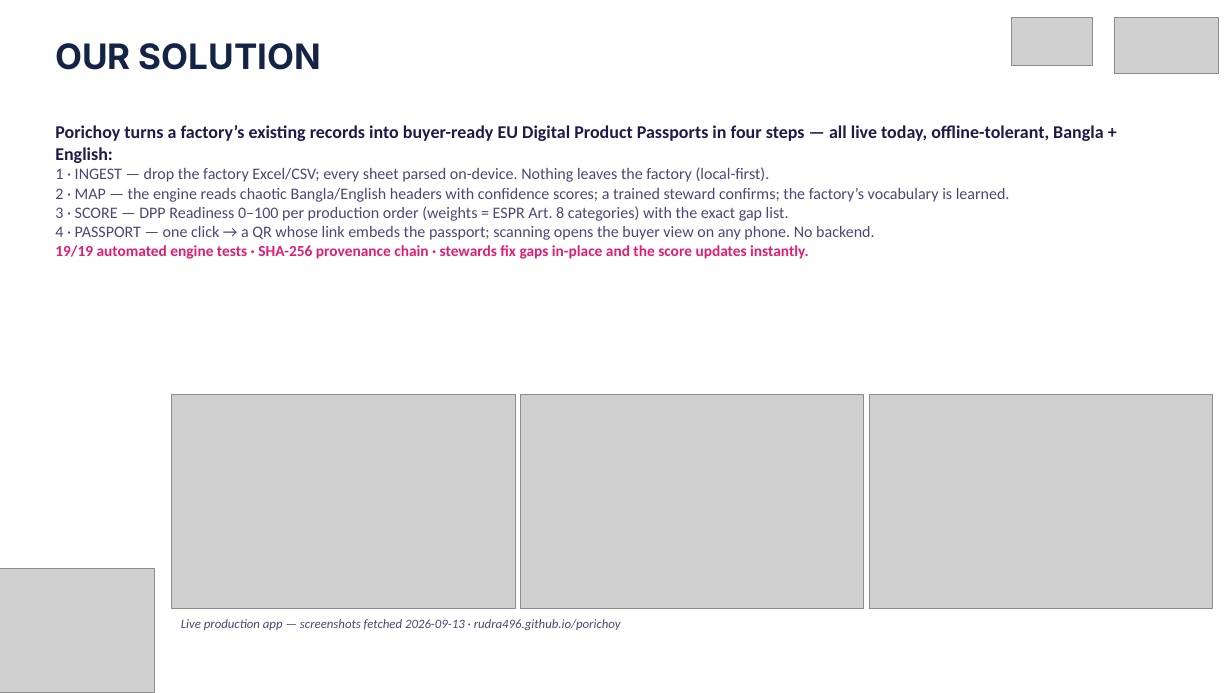
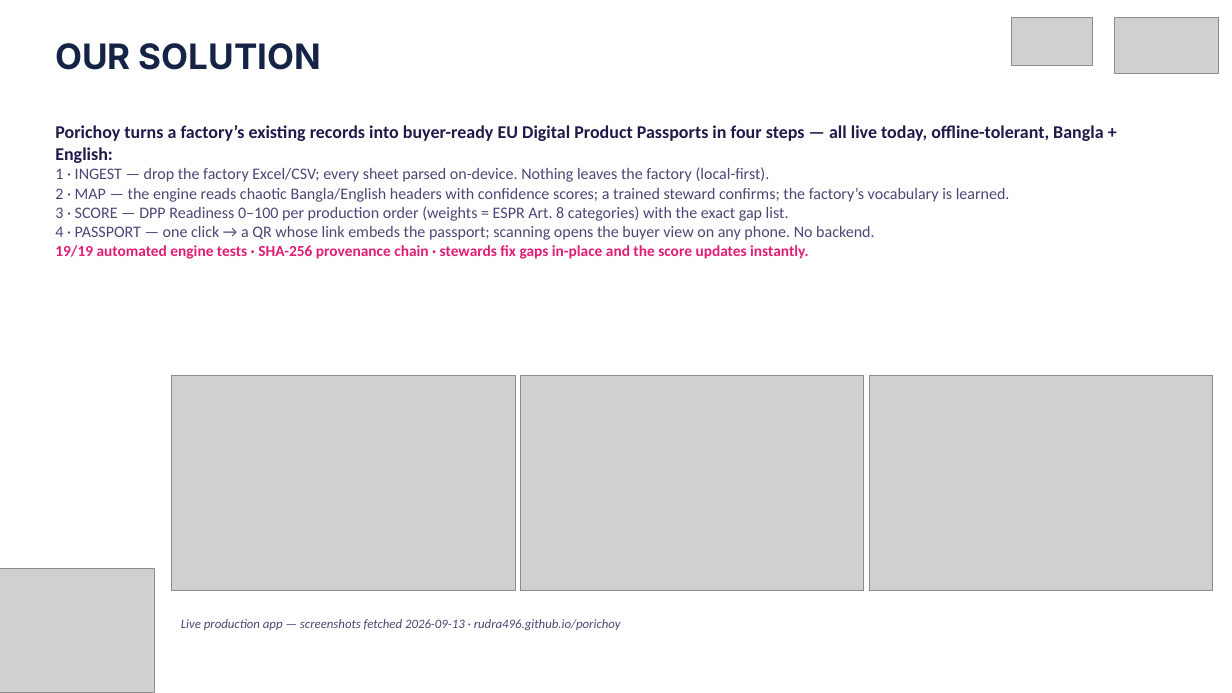
Before and after one commit to rudra496/porichoy, a slide deck: slide 3 of deck/Porichoy_Pitch_Deck.pptx. Drawn at 1232x693 pixels with LibreOffice and Linux fonts; fonts in the diff are those of the drawing; grey boxes stand for pictures. Boxes give left, top, right and bottom in pixels: in the first picture for what was removed or moved away, otherwise in the second. Text is boxed around its words. In the diff, an @@ line names an element or a change of style, - is before the commit and + after.

Commit message:
Final team slide: corrected names/departments (Homaira, NAME-BUET, EEE-UAP, CSE-AKMU); images raised; Aug 2026 alignment

```diff
--- a/deck/Porichoy_Pitch_Deck.pptx
+++ b/deck/Porichoy_Pitch_Deck.pptx
@@ 3 pictures: place and size @@
-3 pictures at bbox=[172, 395, 1214, 609]
+3 pictures at bbox=[172, 376, 1214, 591]
```
Also in this commit, not shown: 3 other slides changed, 3 other files.
